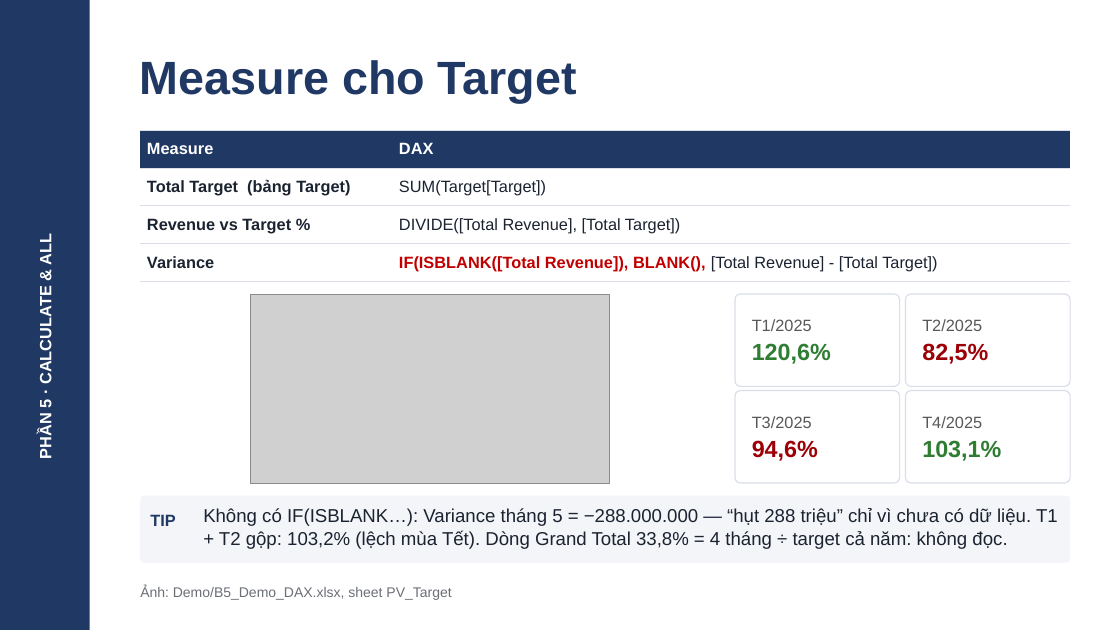
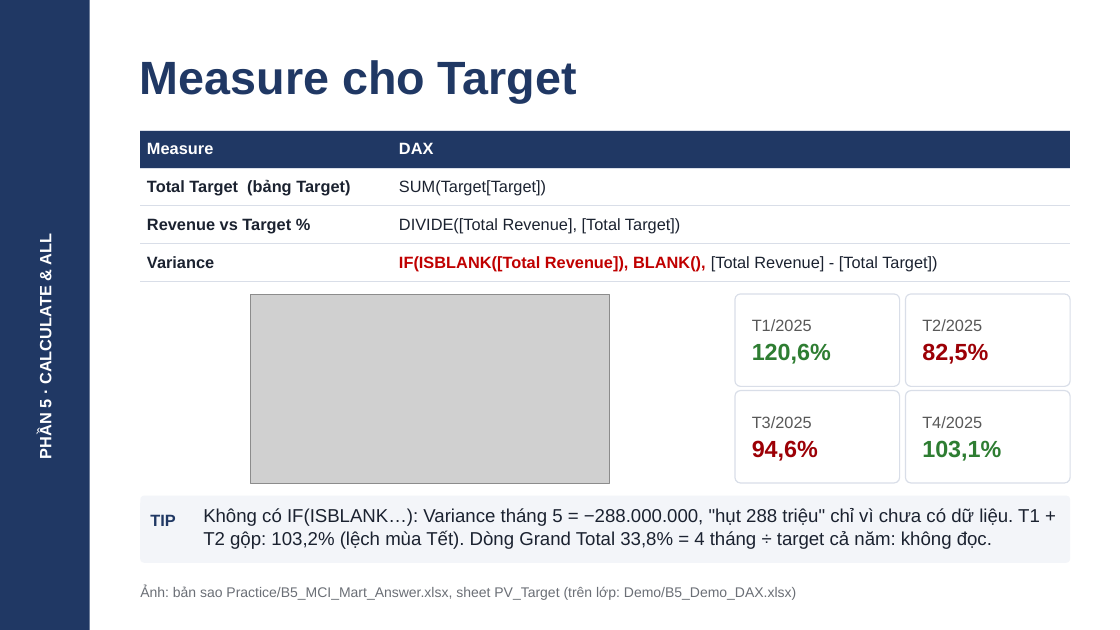
Before and after one commit to lenhan555/mci-excel, a slide deck: slide 24 of 1_Sessions/B5_Data_Model_DAX/Slide_B5.pptx. Drawn at 1120x630 pixels with LibreOffice and Linux fonts; fonts in the diff are those of the drawing; grey boxes stand for pictures. Boxes give left, top, right and bottom in pixels: in the first picture for what was removed or moved away, otherwise in the second. Text is boxed around its words. In the diff, an @@ line names an element or a change of style, - is before the commit and + after.

```diff
--- a/1_Sessions/B5_Data_Model_DAX/Slide_B5.pptx
+++ b/1_Sessions/B5_Data_Model_DAX/Slide_B5.pptx
@@ text at <box>203,508,1040,549</box>: text changed @@
-Không có IF(ISBLANK…): Variance tháng 5 = −288.000.000 — “hụt 288 triệu” chỉ vì chưa có dữ liệu. T1 + T2 gộp: 103,2% (lệch mùa Tết). Dòng Grand Total 33,8% = 4 tháng ÷ target cả năm: không đọc.
+Không có IF(ISBLANK…): Variance tháng 5 = −288.000.000, "hụt 288 triệu" chỉ vì chưa có dữ liệu. T1 + T2 gộp: 103,2% (lệch mùa Tết). Dòng Grand Total 33,8% = 4 tháng ÷ target cả năm: không đọc.
@@ text at <box>140,586,796,600</box>: text changed @@
-Ảnh: Demo/B5_Demo_DAX.xlsx, sheet PV_Target
+Ảnh: bản sao Practice/B5_MCI_Mart_Answer.xlsx, sheet PV_Target (trên lớp: Demo/B5_Demo_DAX.xlsx)
```
Also in this commit, not shown: 26 other slides changed, 19 other files.
